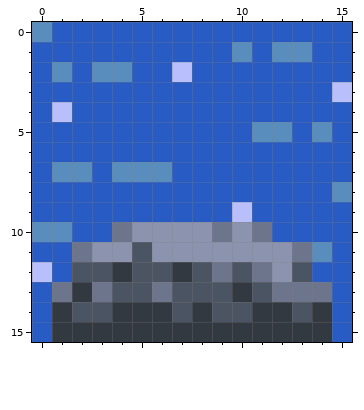
A pixel-art sprite gets an edit: Assets/Sprites/LevelObjects/WaterRock.png. This is how it looked before the edit.
The file is 16x16 pixels.
New version:
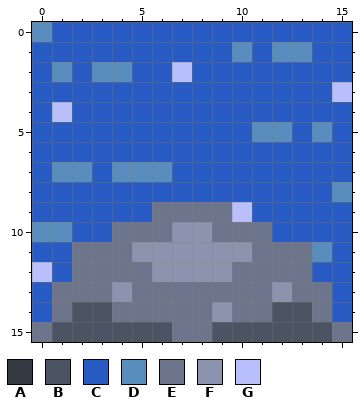
Palette (. is transparent): A #333941  B #4a5462  C #285cc4  D #588dbe  E #6d758d  F #8b93af  G #b9bffb
From the commit log: Updated WaterRock asset better matches to standard rock asset for consistency
Change:
Changed rows in their new state; - is an unchanged pixel.
first column x 0:
 9 ------EEEE------
10 -----EE---E-----
11 ---EEF-----EE---
12 --EEEEFFFFE-EE--
13 --E-FE-EEEEEF---
14 -E--EEEEEFEEB-E-
15 EBBBBBBEEBBBBBBE
Where, in picture pixels (left, top, right, bottom), the same in both pictures:
changed: (32, 202, 352, 342)
